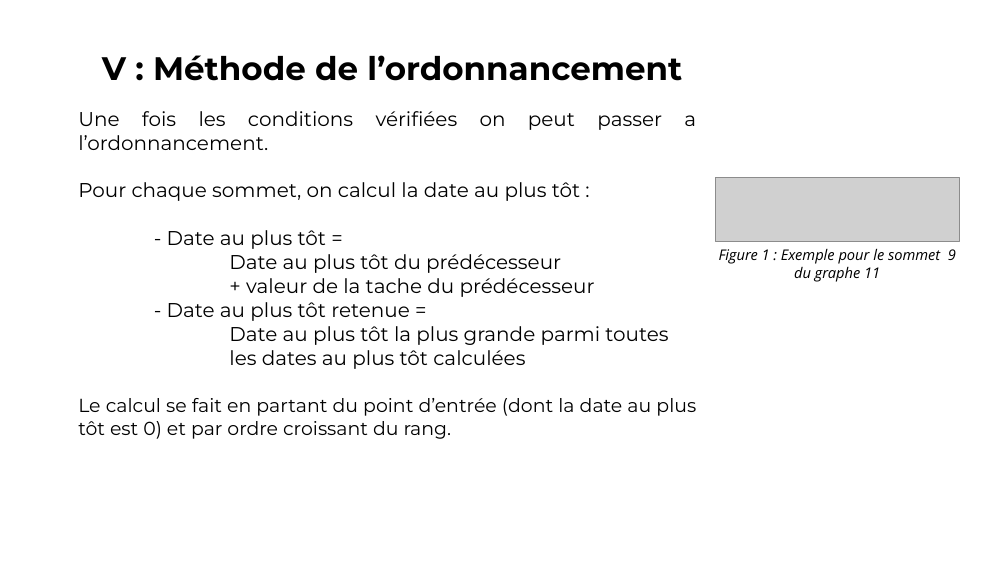
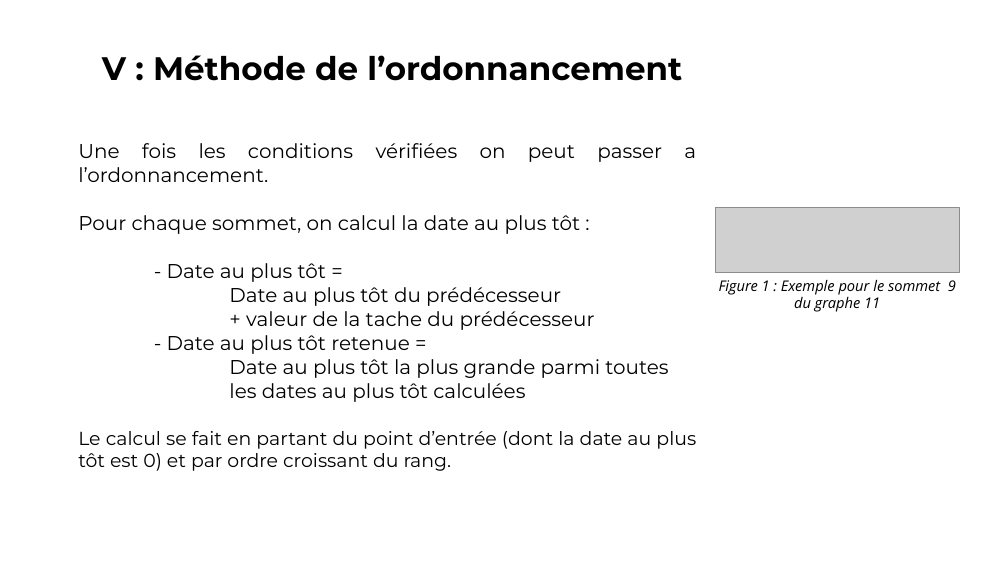
Before and after one commit to vincentdbs/ProjetTheorieDesGraphes, a slide deck: slide 12 of A4_Presentation.pptx (slide 7 before the commit). Drawn at 1008x567 pixels with LibreOffice and Linux fonts; fonts in the diff are those of the drawing; grey boxes stand for pictures. Boxes give left, top, right and bottom in pixels: in the first picture for what was removed or moved away, otherwise in the second. Text is boxed around its words. In the diff, an @@ line names an element or a change of style, - is before the commit and + after.

```diff
--- a/A4_Presentation.pptx
+++ b/A4_Presentation.pptx
@@ text "Une fois les conditions vérifiées ...": place and size @@
-text "Une fois les conditions vérifiées ..." at <box>78,111,696,439</box>
+text "Une fois les conditions vérifiées ..." at <box>78,143,696,471</box>
@@ picture: place and size @@
-picture at <box>715,177,959,242</box>
+picture at <box>715,207,959,272</box>
@@ text "Figure 1 : Exemple pour ...": place and size @@
-text "Figure 1 : Exemple pour ..." at <box>719,248,956,282</box>
+text "Figure 1 : Exemple pour ..." at <box>719,279,956,312</box>
```
Also in this commit, not shown: 5 other slides changed, 5 slides added.
